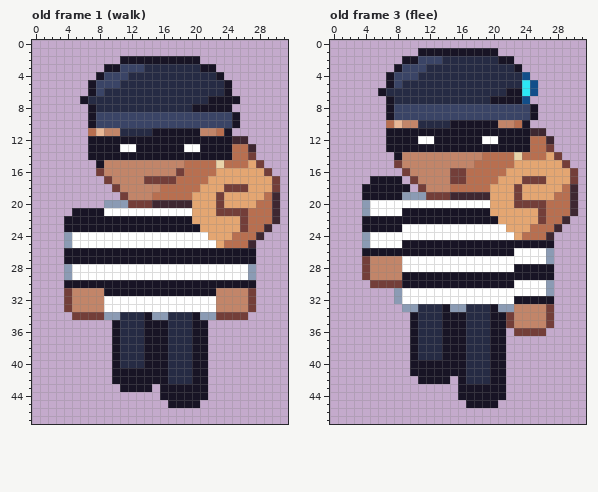
Pixel-art file: art/road/thief.aseprite. Above is the file before it was changed.
32x48 pixels, 4 frames. Shown: old frame 1 (walk), old frame 3 (flee).
After the commit:
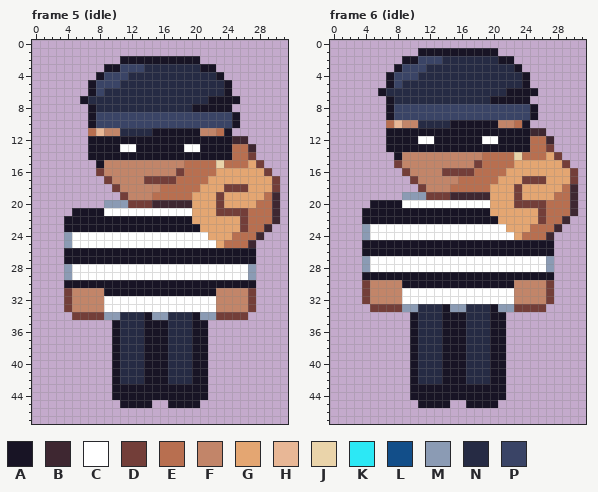
Palette (. is transparent): A #181425  B #3e2731  C #ffffff  D #733e39  E #b86f50  F #c28569  G #e4a672  H #e8b796  J #ead4aa  K #2ce8f5  L #124e89  M #8b9bb4  N #262b44  P #3a4466
A new or re-ordered frame is compared with the old frame closest to it.
Difference:
frames 4 -> 6
--- frame 5 (idle) is new; against old frame 1 (walk)
@@ x 8..17 @@
 40 ..ANNNAAAN
-41 ..AAAAAAAN
-42 ..AAAAAAAN
-43 ...AAAA.AA
-44 ........AA
-45 .........A
+41 ..ANNNAAAN
+42 ..ANNNAAAN
+43 ..AAAAAAAA
+44 ..AAAAAAAA
+45 ...AAAA..A
 46 ..........
--- frame 6 (idle) is new; against old frame 3 (flee)
@@ x 22..27 @@
  3 NA....
- 4 NNL...
- 5 NNKL..
- 6 AAKL..
- 7 AAL...
+ 4 NNA...
+ 5 NNA...
+ 6 AAAA..
+ 7 AAA...
  8 PPPA..
@@ x 0..31 @@
 14 ........AFFFFFFFFFFEEEEJEEEGD...
-15 ........DFFFFFFFFFEEEEEGGGGGGD..
-16 .........DFFFFFDDEEEEEGGGGGGGGD.
-17 .....AAAA.DFFFFDDEEEEGGGDDDGGGD.
-18 ....AAAAAA.DFFFEEEEEGGGDGGGGGEB.
-19 ....AAAAAMMMDDDBBBBBGGGDGGGGEEB.
-20 ....MCCCCCCCCCCCCCCCGGGDDDDEEEB.
-21 ....MCCCCAAAAAAAAAAAGGGGGGDEEEB.
+15 ........DFFFFFFFFFDEEEEGGGGGGD..
+16 .........DFFFFDDDDEEEEGGGGGGGGD.
+17 ..........DFFFFFEEEEEGGGDDDGGGD.
+18 ...........DFFFEEEEEGGGDGGGGGEB.
+19 .........MMMDDDBBBBBGGGDGGGGEEB.
+20 .....AAAACCCCCCCCCCCGGGDDDDEEEB.
+21 ....AAAAAAAAAAAAAAAAGGGGGGDEEEB.
 22 ....AAAAAAAAAAAAAAAAAGGGGGDEEB..
-23 ....AAAAACCCCCCCCCCCCCGGGEEEB...
+23 ....MCCCCCCCCCCCCCCCCCGGGEEEB...
 24 ....MCCCCCCCCCCCCCCCCCCGEEEB....
-25 ....MCCCCAAAAAAAAAAAAAAAAAAA....
-26 ....AAAAAAAAAAAAAAAAAAACCCCM....
-27 ....DFFFFCCCCCCCCCCCCCCCCCCM....
-28 ....DFFFFCCCCCCCCCCCCCCAAAAA....
-29 ....DFFFFAAAAAAAAAAAAAAAAAAA....
-30 .....DDDDAAAAAAAAAAAAAACCCCM....
-31 ........MCCCCCCCCCCCCCCCCCCM....
-32 ........MCCCCCCCCCCCCCCAAAAA....
-33 .........MMNNNAMMNNNAMMFFFFD....
-34 ..........ANNNAAANNNAADFFFFD....
-35 ..........ANNNAAANNNAADFFFFD....
-36 ..........ANNNAAANNNAA.DDDD.....
+25 ....AAAAAAAAAAAAAAAAAAAAAAAA....
+26 ....AAAAAAAAAAAAAAAAAAAAAAAA....
+27 ....MCCCCCCCCCCCCCCCCCCCCCCM....
+28 ....MCCCCCCCCCCCCCCCCCCCCCCM....
+29 ....AAAAAAAAAAAAAAAAAAAAAAAA....
+30 ....DFFFFAAAAAAAAAAAAAAFFFFD....
+31 ....DFFFFCCCCCCCCCCCCCCFFFFD....
+32 ....DFFFFCCCCCCCCCCCCCCFFFFD....
+33 .....DDDDMMNNNAMMNNNAMMDDDD.....
+34 ..........ANNNAAANNNAA..........
+35 ..........ANNNAAANNNAA..........
+36 ..........ANNNAAANNNAA..........
 37 ..........ANNNAAANNNAA..........
@@ x 8..17 @@
 39 ..ANNNAAAN
-40 ..AAAAAAAN
-41 ..AAAAAAAN
-42 ...AAAA.AN
-43 ........AA
-44 ........AA
-45 .........A
+40 ..ANNNAAAN
+41 ..ANNNAAAN
+42 ..ANNNAAAN
+43 ..AAAAAAAA
+44 ..AAAAAAAA
+45 ...AAAA..A
 46 ..........
Changed places in both pictures, as pixel boxes (x1, y1, x2, y2):
changed: (112, 368, 160, 408)
changed: (522, 72, 538, 104)
changed: (362, 160, 482, 312)
changed: (506, 248, 554, 336)
changed: (410, 360, 458, 408)
